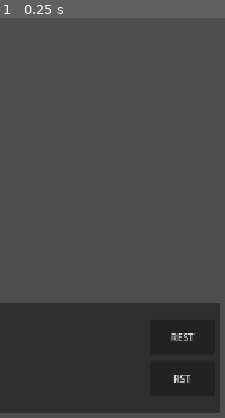
Above: before the commit, frame 1.
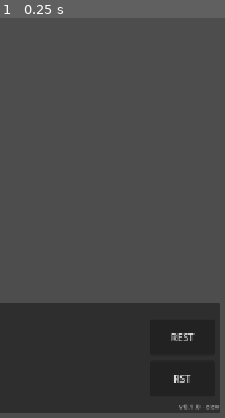
Above: after the commit, the same moment.

Repository: hszqf/Scatterbrain
Game: Godot game, scene res://scenes/app/App.tscn
Same seed, same stepped clock (60 frames per second), same inputs: the game is played once before the commit and once after it.
Inputs:
- Up to frame 1 (0.25 s): no input
The pictures show only the part of the screen within x 50-100%, y 50-100%; the shares and areas given below are measured in that part.

The runs differ from the first frame. In frame 1, 0.1% of the frame differs, in the area x 79-98%, y 96-98%.

Commit message:
Add UI build version label with CI-injected commit sha

Diff:
--- /dev/null
+++ b/config/build_info.cfg
@@ -0,0 +1,4 @@
+[build]
+version="0.1.0"
+commit="dev"
+build_date=""
--- a/scenes/game/GameRoot.tscn
+++ b/scenes/game/GameRoot.tscn
@@ -15,6 +15,7 @@
 status_label_path = NodePath("CanvasLayer/UIRoot/MainVBox/TopPanel/StatusLabel")
 debug_feedback_label_path = NodePath("CanvasLayer/UIRoot/CopyLogFeedback")
 board_center_anchor_path = NodePath("CanvasLayer/UIRoot/MainVBox/BoardAnchor")
+build_info_label_path = NodePath("CanvasLayer/UIRoot/BuildInfoLabel")
 
 [node name="CanvasLayer" type="CanvasLayer" parent="."]
 
@@ -159,6 +160,23 @@
 custom_minimum_size = Vector2(104, 56)
 layout_mode = 2
 text = "RST"
+
+
+[node name="BuildInfoLabel" type="Label" parent="CanvasLayer/UIRoot"]
+layout_mode = 1
+anchors_preset = 12
+anchor_top = 1.0
+anchor_right = 1.0
+anchor_bottom = 1.0
+offset_left = -320.0
+offset_top = -26.0
+offset_right = -10.0
+offset_bottom = -10.0
+grow_vertical = 0
+horizontal_alignment = 2
+vertical_alignment = 2
+theme_override_colors/font_color = Color(0.75, 0.75, 0.75, 0.85)
+theme_override_font_sizes/font_size = 12
 
 [node name="CopyLogButton" type="Button" parent="CanvasLayer/UIRoot"]
 layout_mode = 1
--- /dev/null
+++ b/scripts/app/build_info.gd
@@ -0,0 +1,26 @@
+class_name BuildInfo
+extends RefCounted
+
+const BUILD_INFO_PATH: String = "res://config/build_info.cfg"
+const SECTION: String = "build"
+const DEFAULT_VERSION: String = "0.1.0"
+const DEFAULT_COMMIT: String = "dev"
+
+
+static func display_text() -> String:
+	var config := ConfigFile.new()
+	var has_config: bool = config.load(BUILD_INFO_PATH) == OK
+	var version: String = _read_value(config, has_config, "version", DEFAULT_VERSION)
+	var commit: String = _read_value(config, has_config, "commit", DEFAULT_COMMIT)
+	var build_date: String = _read_value(config, has_config, "build_date", "")
+	var text: String = "v%s · %s" % [version, commit]
+	if build_date != "":
+		text += " · %s" % build_date
+	return text
+
+
+static func _read_value(config: ConfigFile, has_config: bool, key: String, fallback: String) -> String:
+	if not has_config:
+		return fallback
+	var value: Variant = config.get_value(SECTION, key, fallback)
+	return str(value)
--- a/scripts/game/game_controller.gd
+++ b/scripts/game/game_controller.gd
@@ -9,6 +9,7 @@
 @export var status_label_path: NodePath
 @export var debug_feedback_label_path: NodePath
 @export var board_center_anchor_path: NodePath
+@export var build_info_label_path: NodePath
 
 var _board_view: BoardView
 var _replay_controller: ReplayController
@@ -16,6 +17,7 @@
 var _status_label: Label
 var _debug_feedback_label: Label
 var _board_center_anchor: Control
+var _build_info_label: Label
 
 var _defaults: WorldDefaults
 var _compiler: WorldCompiler = WorldCompiler.new()
@@ -39,6 +41,8 @@
 	_status_label = get_node(status_label_path)
 	_debug_feedback_label = get_node(debug_feedback_label_path)
 	_board_center_anchor = get_node(board_center_anchor_path)
+	_build_info_label = get_node(build_info_label_path)
+	_build_info_label.text = BuildInfo.display_text()
 	_reset_level()
 
 
Not shown, changed: .github/workflows/deploy-web.yml
Not shown, changed: docs/ENGINEERING_RULES.md
